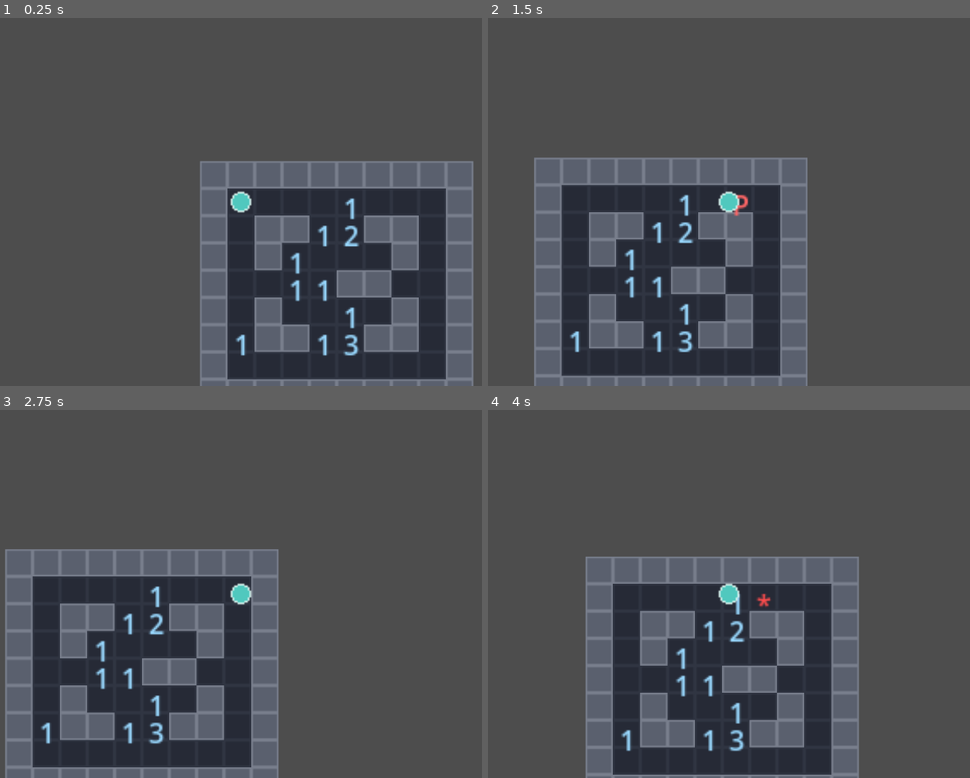
Above: before the commit, frames 1-4 (two rows, left to right).
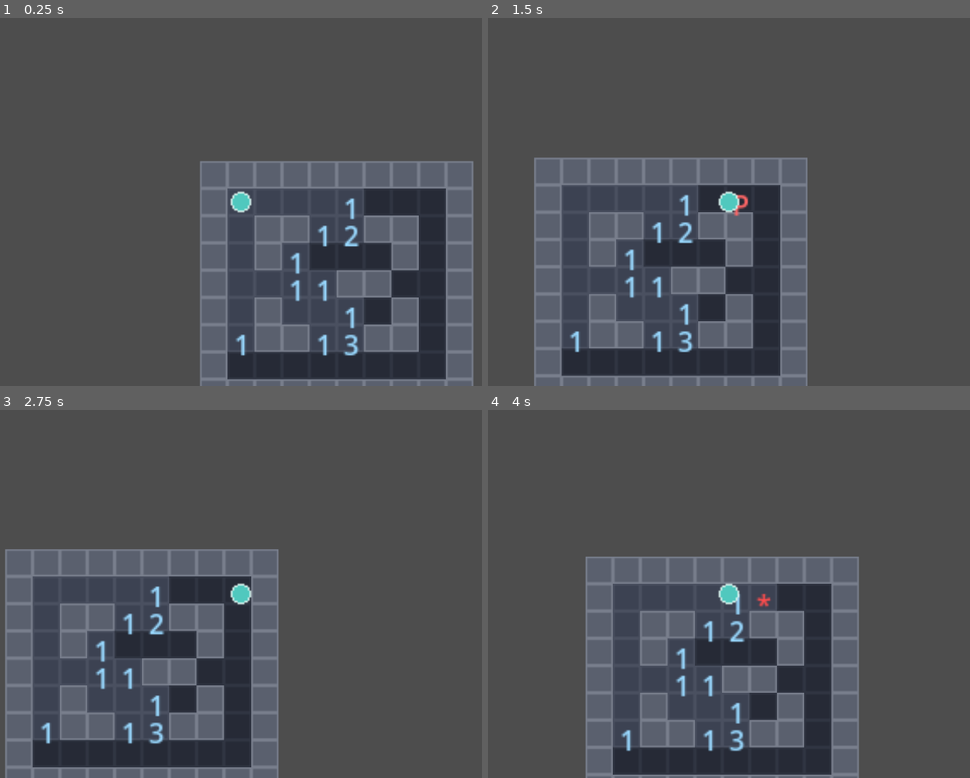
Above: after the commit, the same moments.

Repository: MayraSRS04/Darkfield
Game: Godot game, scene res://scenes/01_juego.tscn
Two runs of this game, one before a commit and one after it. Both use one fixed random seed, a clock stepped at 60 frames per second and the inputs below. This scene is started directly instead of the project's main scene.
Inputs:
- Up to frame 1 (0.25 s): no input
- Up to frame 2 (1.5 s): tap Enter at 0.5 s; hold Right (ui_right) 0.53-1.28 s; tap F at 0.6, 1.35 s; tap Space at 0.77 s; hold Down (ui_down) from 1.28 s (still down)
- Up to frame 3 (2.75 s): tap Space at 1.52, 2 s; release Down (ui_down) at 2.03 s; hold Right (ui_right) from 2.03 s (still down); tap F at 2.1 s
- Up to frame 4 (4 s): tap Enter at 2.75 s; release Right (ui_right) at 2.78 s; hold Up (ui_up) 2.78-3.53 s; tap F at 2.85, 3.6 s; tap Space at 3.02, 3.5, 3.77 s; hold Left (ui_left) from 3.53 s (still down)

The runs differ from the first frame. In frame 1, 7.8% of the frame differs, in the area x 47-76%, y 46-91%; in frame 2, 8.1%; in frame 3, 8.0%; in frame 4, 8.2%, in the area x 25-60%, y 47-92%.

Commit message:
aumentando casillas reveladas con tile propio para distinguirlas

Diff:
--- a/recursos/tilesets/mundo.tres
+++ b/recursos/tilesets/mundo.tres
@@ -2,6 +2,7 @@
 
 [ext_resource type="Texture2D" uid="uid://cc5x1oy2pyef3" path="res://recursos/tilesets/suelo.png" id="1_mp6xd"]
 [ext_resource type="Texture2D" uid="uid://b2qemmi3tre24" path="res://recursos/tilesets/pared.png" id="2_iyo8b"]
+[ext_resource type="Texture2D" uid="uid://kaqga3gasuo2" path="res://recursos/tilesets/revelada.png" id="3_iyo8b"]
 
 [sub_resource type="TileSetAtlasSource" id="TileSetAtlasSource_8bcx7"]
 texture = ExtResource("1_mp6xd")
@@ -12,7 +13,12 @@
 0:0/0 = 0
 0:0/0/physics_layer_0/polygon_0/points = PackedVector2Array(-8, -8, 8, -8, 8, 8, -8, 8)
 
+[sub_resource type="TileSetAtlasSource" id="TileSetAtlasSource_4l1vf"]
+texture = ExtResource("3_iyo8b")
+0:0/0 = 0
+
 [resource]
 physics_layer_0/collision_layer = 1
 sources/0 = SubResource("TileSetAtlasSource_8bcx7")
 sources/1 = SubResource("TileSetAtlasSource_1ft31")
+sources/2 = SubResource("TileSetAtlasSource_4l1vf")
--- a/scenes/01_juego.tscn
+++ b/scenes/01_juego.tscn
@@ -13,6 +13,9 @@
 [node name="Paredes" type="TileMapLayer" parent="." unique_id=708105560]
 tile_set = ExtResource("1_dlla0")
 
+[node name="Reveladas" type="TileMapLayer" parent="." unique_id=608161779]
+tile_set = ExtResource("1_dlla0")
+
 [node name="Overlay" type="Node2D" parent="." unique_id=1143127116]
 
 [node name="Jugador" parent="." unique_id=1797815940 instance=ExtResource("3_oiwu5")]
--- a/scenes/juego.gd
+++ b/scenes/juego.gd
@@ -2,11 +2,13 @@
 
 @onready var suelo: TileMapLayer = $Suelo
 @onready var paredes: TileMapLayer = $Paredes
+@onready var reveladas: TileMapLayer = $Reveladas
 @onready var overlay: Node2D = $Overlay
 @onready var jugador: CharacterBody2D = $Jugador
 
 const FUENTE_SUELO := 0
 const FUENTE_PARED := 1
+const FUENTE_REVELADA := 2
 
 var mapa: Mapa
 var tablero: Tablero
@@ -64,10 +66,13 @@
 func _dibujar_overlay() -> void:
 	for hijo in overlay.get_children():
 		hijo.queue_free()
+	reveladas.clear()
 
 	for fila in range(tablero.filas):
 		for col in range(tablero.columnas):
 			var celda = tablero.celdas[fila][col]
+			if celda["revelada"] and not mapa.es_pared(fila, col):
+				reveladas.set_cell(Vector2i(col, fila), FUENTE_REVELADA, Vector2i(0, 0))
 			var texto := ""
 			var color := Color.WHITE
 
Binary file added: recursos/tilesets/revelada.png
